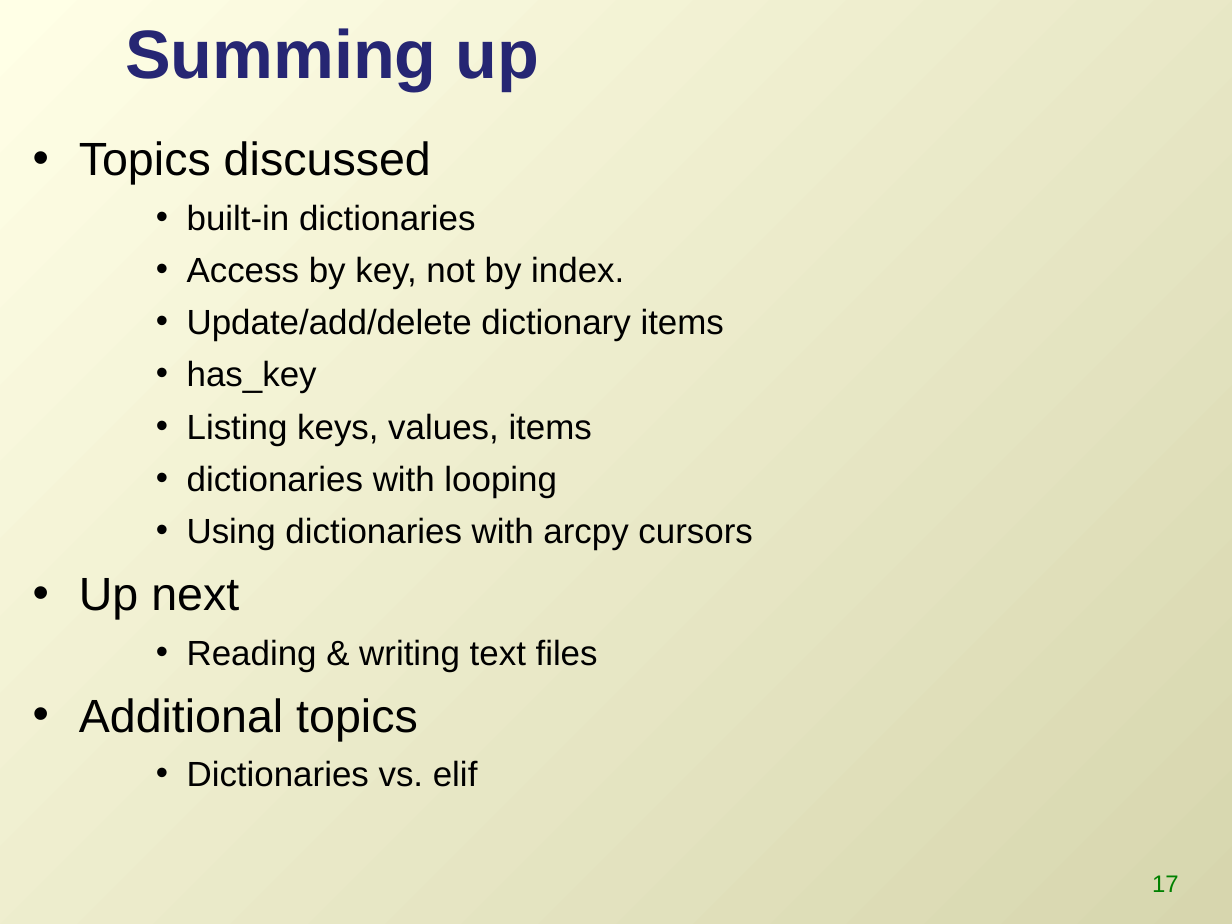
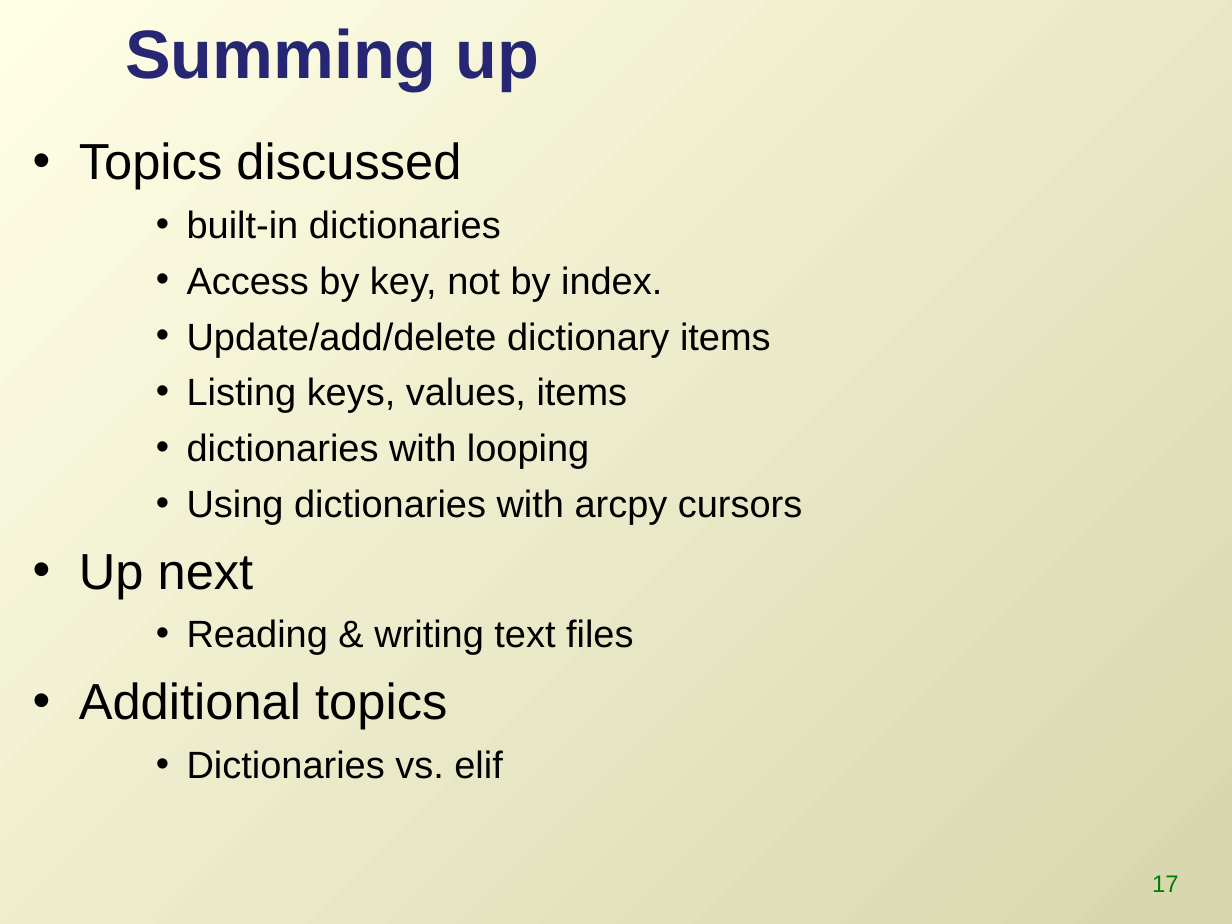
Before and after one commit to lgtateos/gis540, a slide deck: slide 17 of slides/dictionaries.ppt. Drawn at 1232x924 pixels with LibreOffice and Linux fonts; fonts in the diff are those of the drawing. Boxes give left, top, right and bottom in pixels: in the first picture for what was removed or moved away, otherwise in the second. Text is boxed around its words. In the diff, an @@ line names an element or a change of style, - is before the commit and + after.

```diff
--- a/slides/dictionaries.ppt
+++ b/slides/dictionaries.ppt
@@ text "Topics discussed" at (79, 142, 802, 779): size 27.2 to 29.6 pt in "Topics discussed", "Up next", "Additional topics"; size 20.4 to 22.2 pt in "built-in dictionaries", "Access by key, not by index.", "Update/add/delete dictionary items", "Listing keys, values, items" and 4 more places @@
@@ text at (187, 360, 317, 393): paragraph removed @@
-    • has_key
```
Also in this commit, not shown: 5 other slides changed.
